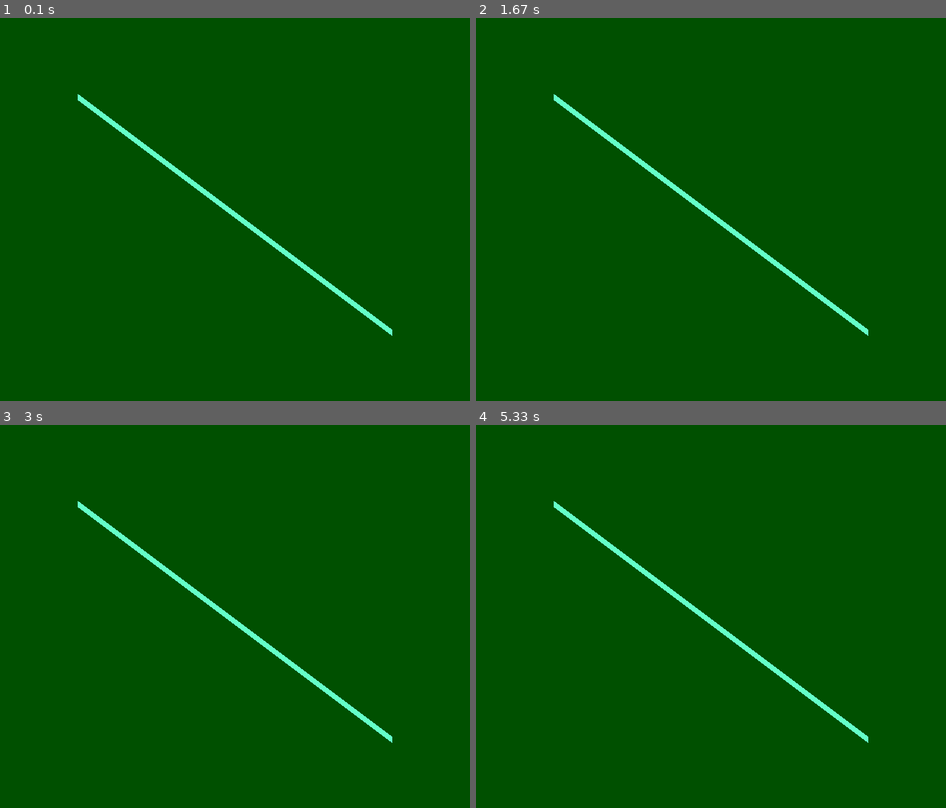
Above: before the commit, frames 1-4 (two rows, left to right).
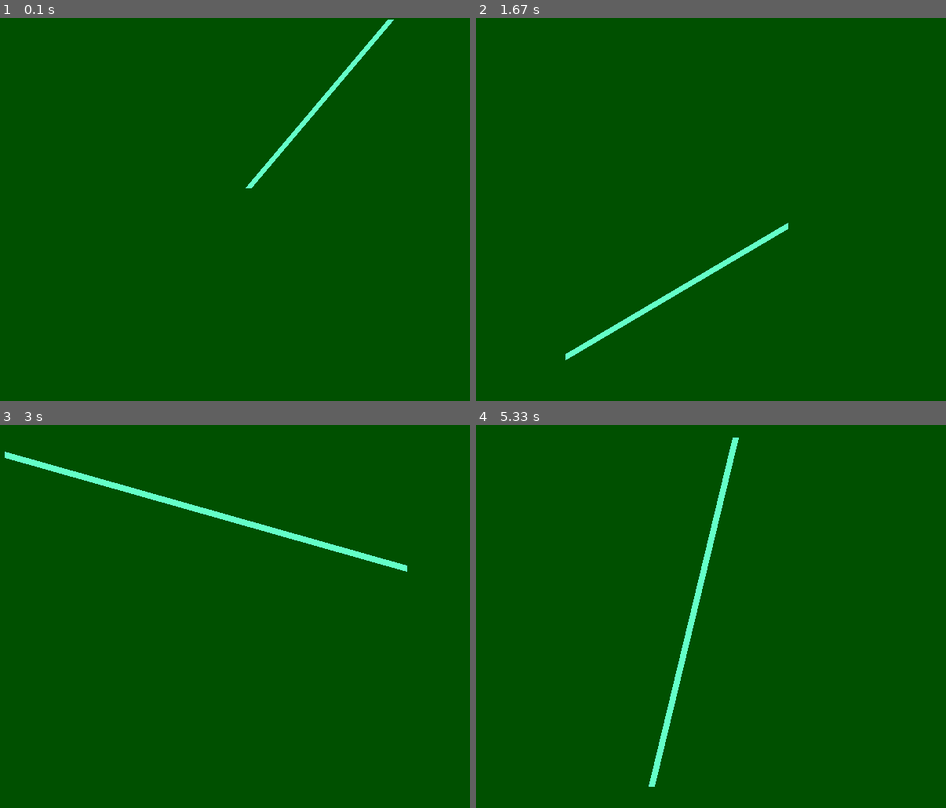
Above: after the commit, the same moments.

Repository: RamaAlexander/Pygame-project
Game: pygame game, started from src/Pie/line.py
Two runs of this game, one before a commit and one after it. Both use one fixed random seed, a clock stepped at 60 frames per second and the inputs below.
Inputs:
- Up to frame 1 (0.1 s): no input
- Up to frame 2 (1.67 s): no input
- Up to frame 3 (3 s): no input
- Up to frame 4 (5.33 s): no input

The runs differ from the first frame. In frame 1, 1.7% of the frame differs, in the area x 16-84%, y 0-83%; in frame 2, 1.8%; in frame 3, 2.5%, in the area x 1-87%, y 6-83%; in frame 4, 2.3%.

Commit message:
Finish Chapter2 challenge

Diff:
--- /dev/null
+++ b/src/Pie/ellipse.py
@@ -0,0 +1,22 @@
+import sys
+import pygame
+from pygame.locals import *
+
+pygame.init()
+screen = pygame.display.set_mode((1080, 720))
+pygame.display.set_caption("Drawing Ellipse")
+
+while True:
+    for event in pygame.event.get():
+        if event.type in (QUIT, KEYDOWN):
+            sys.exit()
+
+    screen.fill((0, 0, 255))
+
+    # draw a eclipse
+    color = 255, 255,   0
+    position = 240, 200, 640, 480
+    width = 10
+    pygame.draw.ellipse(screen, color, position, width)
+
+    pygame.display.update()
--- a/src/Pie/line.py
+++ b/src/Pie/line.py
@@ -1,4 +1,5 @@
 import sys
+import random
 import pygame
 from pygame.locals import *
 
@@ -12,10 +13,14 @@
             sys.exit()
 
     screen.fill((0, 80, 0))
+    pos_x1 = random.randint(0, 600)
+    pos_y1 = random.randint(0, 500)
+    pos_x2 = random.randint(0, 600)
+    pos_y2 = random.randint(0, 500)
 
     # draw the line
     color = 100, 255, 200
     width = 8
-    pygame.draw.line(screen, color, (100, 100), (500, 400), width)
+    pygame.draw.line(screen, color, (pos_x1, pos_y1), (pos_x2, pos_y2), width)
 
     pygame.display.update()
--- a/src/Pie/rectangle.py
+++ b/src/Pie/rectangle.py
@@ -6,6 +6,7 @@
 screen = pygame.display.set_mode((600, 500))
 pygame.display.set_caption("Drawing Revtangles")
 
+color = 255, 255,   0
 pos_x = 300
 pos_y = 250
 vel_x = 2
@@ -25,11 +26,22 @@
     # keep rectangle on the screen
     if pos_x > 500 or pos_x < 0:
         vel_x = -vel_x
+        if color == (255, 255,  0):
+            color = (  0, 255, 255)
+        elif color == (  0, 255, 255):
+            color = (255,   0, 255)
+        elif color == (255,  0, 255):
+            color = (255, 255,   0)
     if pos_y > 400 or pos_y < 0:
         vel_y = -vel_y
+        if color == (255, 255,  0):
+            color = (  0, 255, 255)
+        elif color == (  0, 255, 255):
+            color = (255,   0, 255)
+        elif color == (255,  0, 255):
+            color = (255, 255,   0)
 
     # draw the rectangle
-    color = 255, 255,   0
     width = 0 # solid fill
     pos = pos_x, pos_y, 100, 100
     pygame.draw.rect(screen, color, pos, width)
